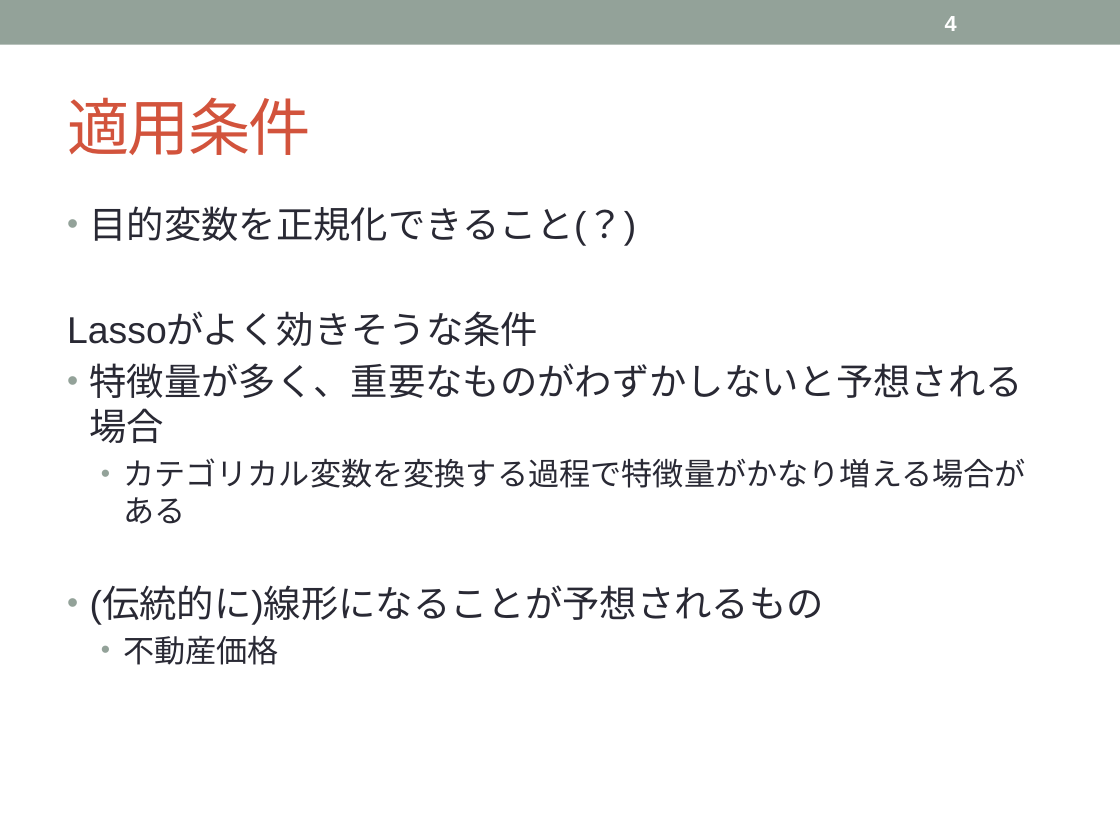
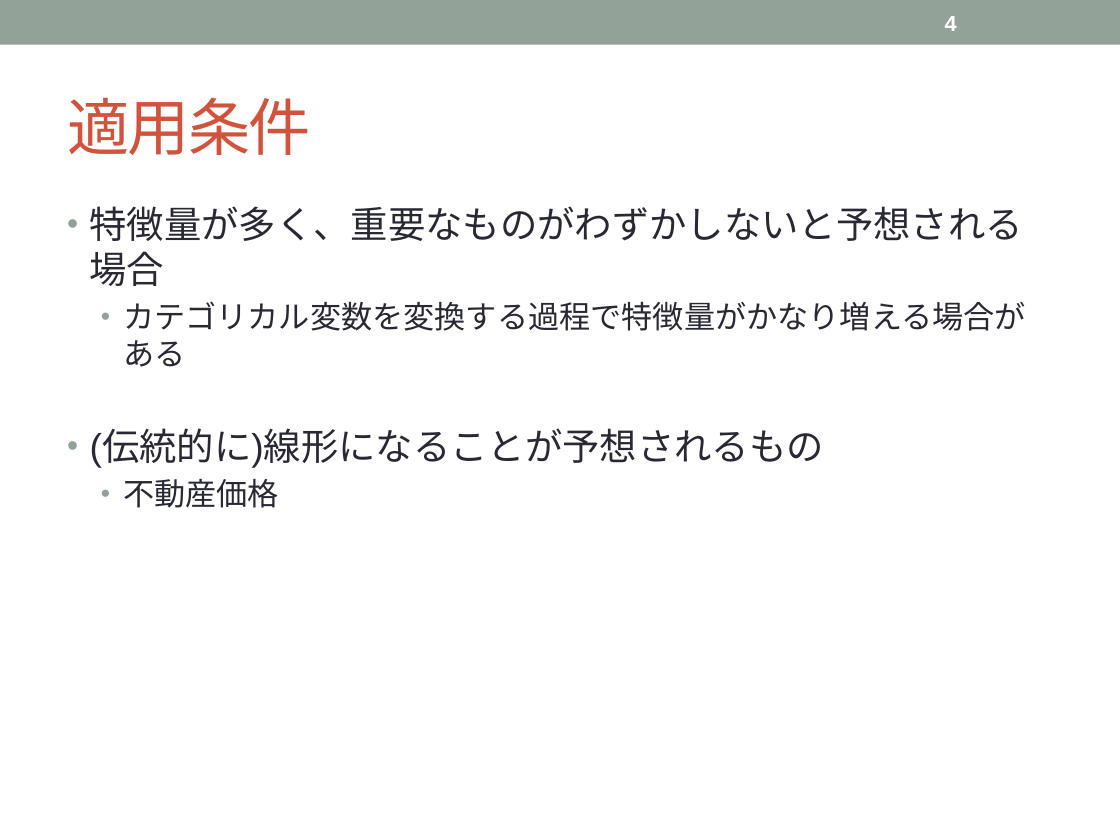
Before and after one commit to tsuchiyatoshio/team, a slide deck: slide 4 of misoka/2.3.Lasso/2.3.Lasso.pptx. Drawn at 1120x840 pixels with LibreOffice and Linux fonts; fonts in the diff are those of the drawing. Boxes give left, top, right and bottom in pixels: in the first picture for what was removed or moved away, otherwise in the second. Text is boxed around its words. In the diff, an @@ line names an element or a change of style, - is before the commit and + after.

Commit message:
適用条件を修正

```diff
--- a/misoka/2.3.Lasso/2.3.Lasso.pptx
+++ b/misoka/2.3.Lasso/2.3.Lasso.pptx
@@ text at (67, 206, 637, 346): paragraphs removed @@
-• 目的変数を正規化できること(？)
-Lassoがよく効きそうな条件
```
Also in this commit, not shown: 1 other file.
